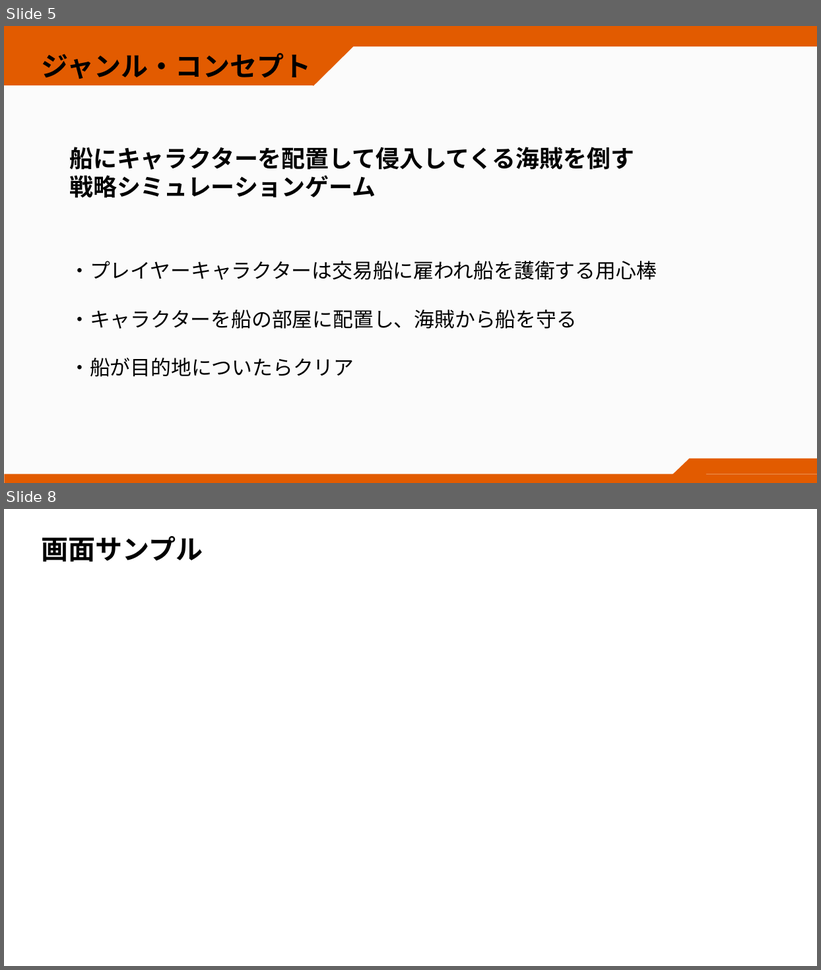
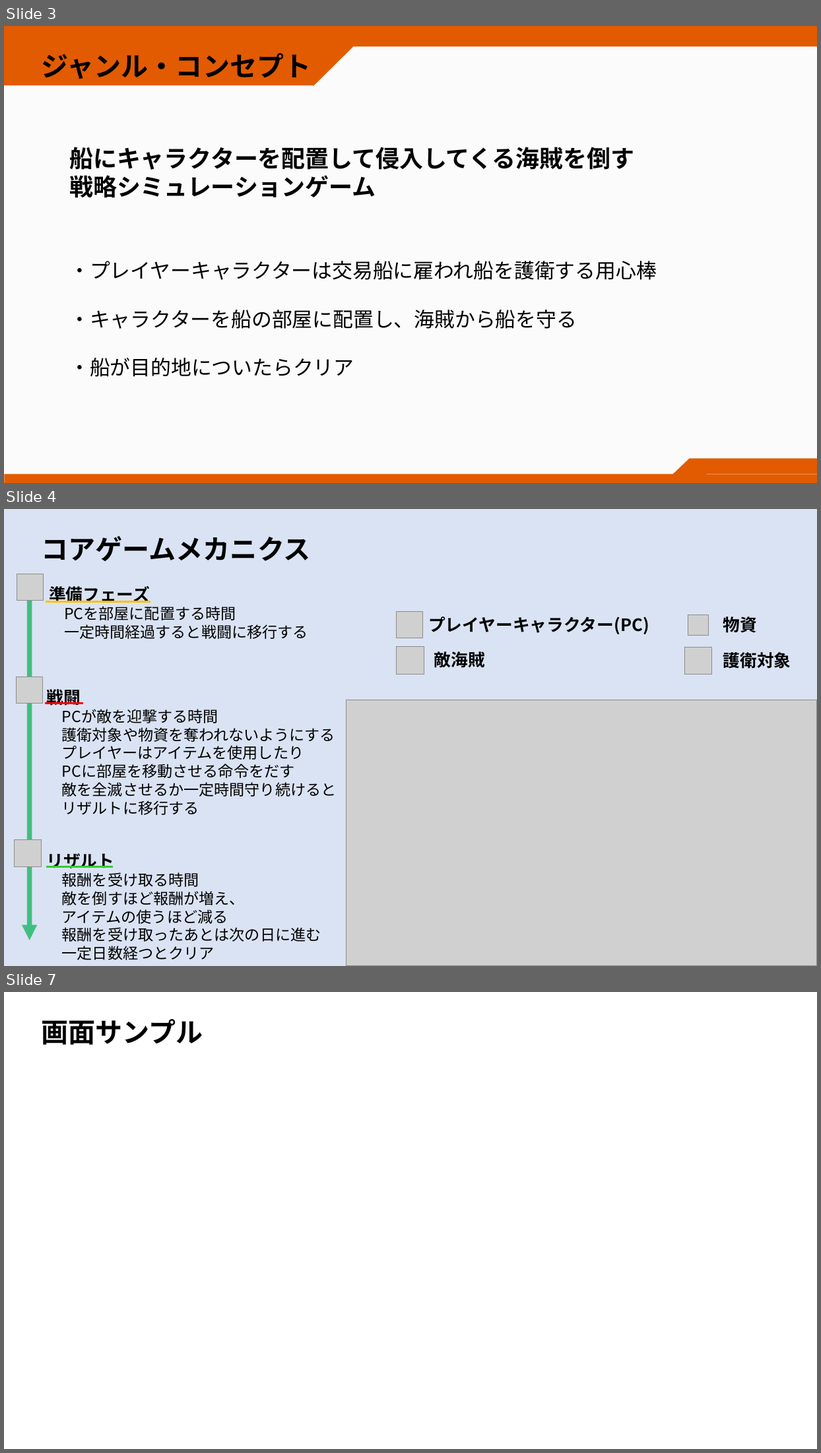
Before and after one commit to takeuchidaina/CircleProject_TowerDefense, a slide deck: 書類やスケジュール/サークル作品１.pptx. Shown one above the other, each under a label of ours: slides 5 and 8 before the commit, slides 3, 4 and 7 after it; the slides between them are not shown. The pictures are 821x970 and 821x1453 pixels, drawn with LibreOffice and Linux fonts; fonts in the diff are those of the drawing; grey boxes stand for pictures; background and template pictures are left out. Boxes give left, top, right and bottom in pixels: in the first picture for what was removed or moved away, otherwise in the second. Text is boxed around its words. In the diff, an @@ line names an element or a change of style, - is before the commit and + after.

```diff
--- a/書類やスケジュール/サークル作品１.pptx
+++ b/書類やスケジュール/サークル作品１.pptx
@@ slide 4 added at (4,509,817,966), background #FFFFFF @@
@@ rectangle added at (4,509,817,966), fill #DAE3F3 @@
@@ text added at (42,536,311,561), 32 pt, text #000000, bold @@
+コアゲームメカニクス
@@ picture added at (17,574,43,600) @@
@@ text added at (49,586,308,639), 18 pt, text #000000 @@
+準備フェーズ
+PCを部屋に配置する時間
+一定時間経過すると戦闘に移行する
@@ arrow added from (30, 595) to (30, 941), #00B050 6 pt @@
@@ line added from (46, 601) to (151, 601), #FFC000 2.25 pt @@
@@ picture added at (396,611,422,638) @@
@@ text added at (428,617,649,634), 20 pt, text #000000, bold @@
+プレイヤーキャラクター(PC)
@@ picture added at (688,615,709,635) @@
@@ text added at (723,617,757,633), 20 pt, text #000000, bold @@
+物資
@@ picture added at (396,647,424,675) @@
@@ text added at (434,652,485,668), 20 pt, text #000000, bold @@
+敵海賊
@@ picture added at (685,648,713,675) @@
@@ text added at (723,652,791,669), 20 pt, text #000000, bold @@
+護衛対象
@@ picture added at (16,677,42,704) @@
@@ text added at (47,686,337,815), 18 pt, text #000000 @@
+戦闘
+PCが敵を迎撃する時間
+護衛対象や物資を奪われないようにする
+プレイヤーはアイテムを使用したり
+PCに部屋を移動させる命令をだす
+敵を全滅させるか一定時間守り続けると
+リザルトに移行する
@@ line added from (45, 703) to (83, 703), #FF0000 2.25 pt @@
@@ picture added at (346,700,817,966) @@
@@ picture added at (15,840,42,867) @@
@@ text added at (47,854,321,960), 18 pt, text #000000 @@
+リザルト
+報酬を受け取る時間
+敵を倒すほど報酬が増え、
+アイテムの使うほど減る
+報酬を受け取ったあとは次の日に進む
+一定日数経つとクリア
@@ line added from (46, 867) to (113, 867), #33CC33 2.25 pt @@
@@ what was slide 5 is now slide 3 @@
@@ what was slide 8 is now slide 7 @@
```
Also in this commit, not shown: 2 slides changed, 1 other slide added, 3 slides removed.
